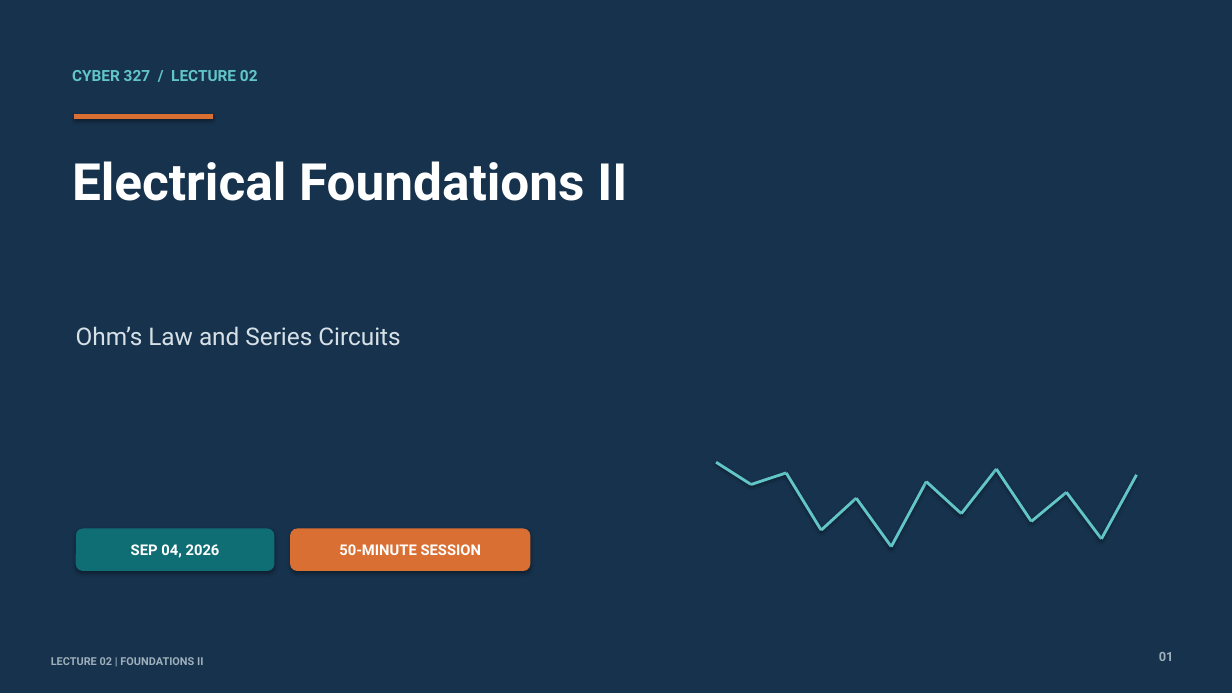
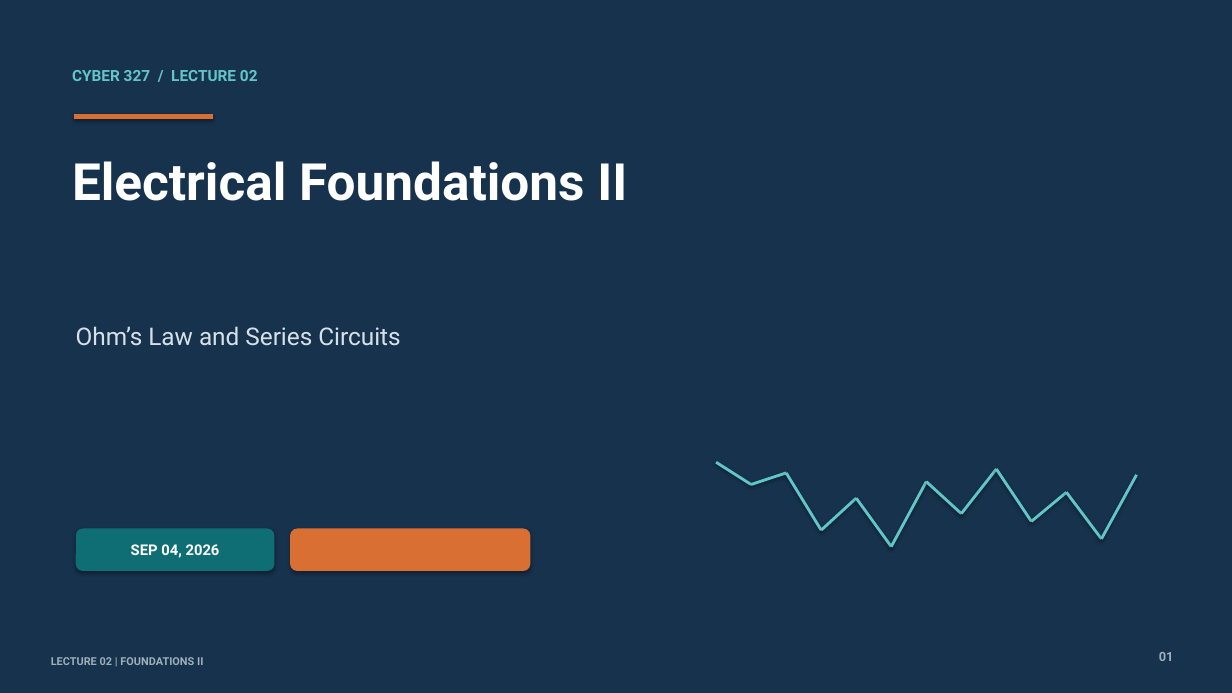
Before and after one commit to cyber-327/cyber-327.github.io, a slide deck: slide 1 of assets/slides/lecture-02-slides.pptx. Drawn at 1232x693 pixels with LibreOffice and Linux fonts; fonts in the diff are those of the drawing. Boxes give left, top, right and bottom in pixels: in the first picture for what was removed or moved away, otherwise in the second. Text is boxed around its words. In the diff, an @@ line names an element or a change of style, - is before the commit and + after.

```diff
--- a/assets/slides/lecture-02-slides.pptx
+++ b/assets/slides/lecture-02-slides.pptx
@@ text removed at (339, 544, 481, 555) @@
-50-MINUTE SESSION
```
Also in this commit, not shown: 18 other files.
